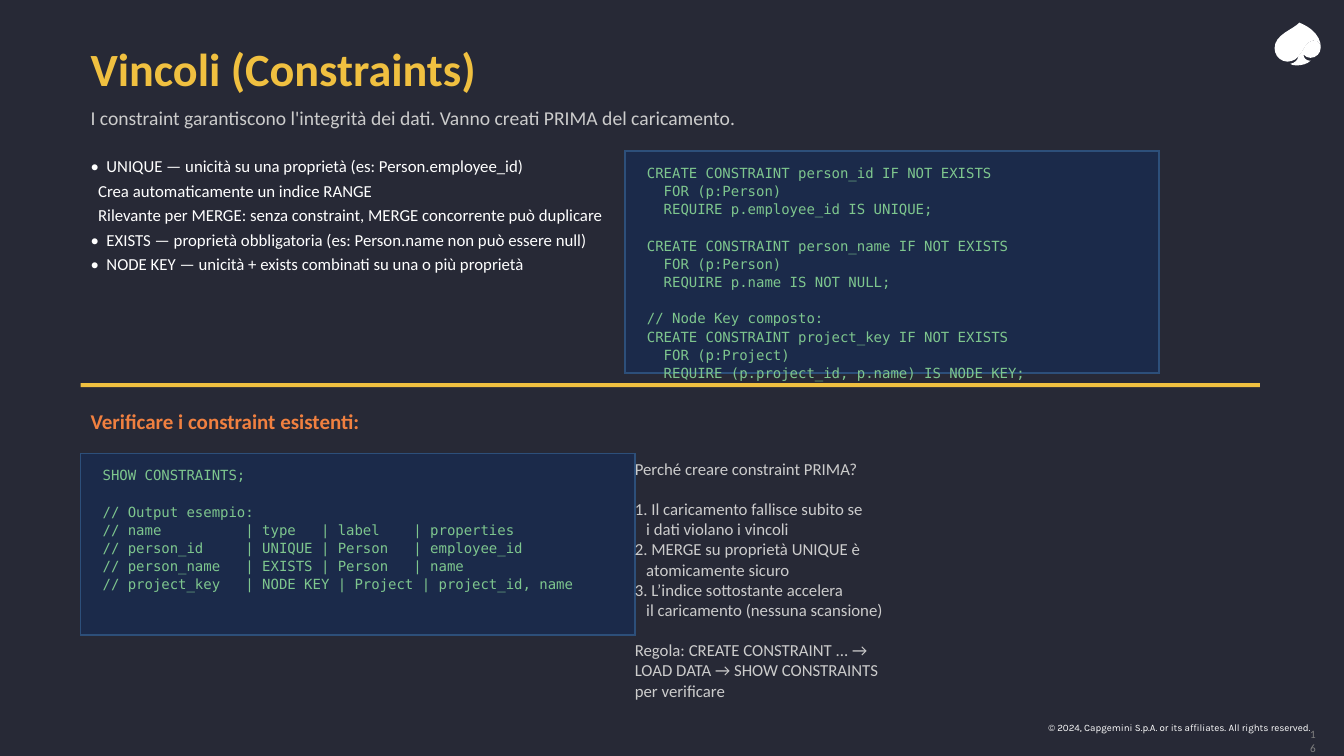
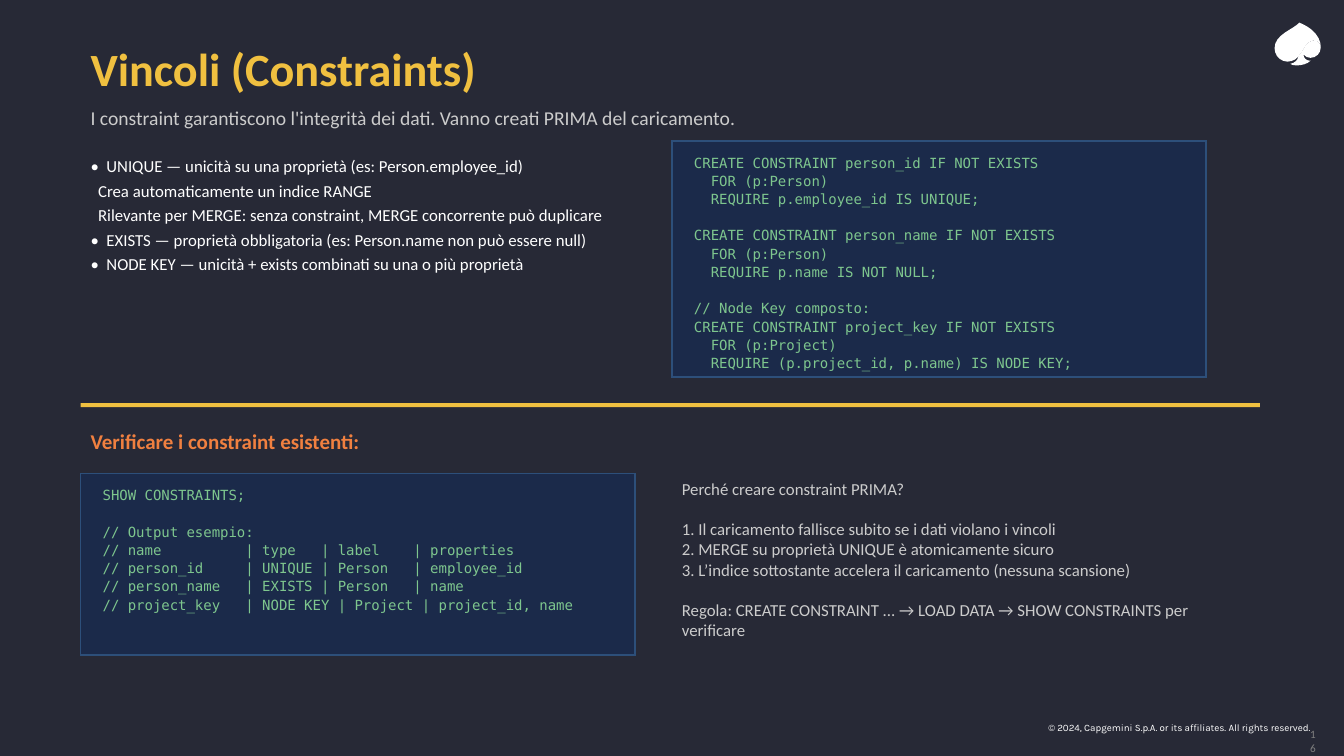
Before and after one commit to leobcc/neo4j-training-course-material, a slide deck: slide 16 of slides/session-01/session-01.pptx. Drawn at 1344x756 pixels with LibreOffice and Linux fonts; fonts in the diff are those of the drawing. Boxes give left, top, right and bottom in pixels: in the first picture for what was removed or moved away, otherwise in the second. Text is boxed around its words. In the diff, an @@ line names an element or a change of style, - is before the commit and + after.

```diff
--- a/slides/session-01/session-01.pptx
+++ b/slides/session-01/session-01.pptx
@@ rectangle: place and size @@
-rectangle at [625,151,1159,373]
+rectangle at [673,141,1207,377]
@@ text "CREATE CONSTRAINT person_id IF NOT ...": place and size @@
-text "CREATE CONSTRAINT person_id IF NOT ..." at [647,167,1025,382]
+text "CREATE CONSTRAINT person_id IF NOT ..." at [694,157,1072,371]
@@ 2 texts, 2 rectangles: place and size @@
-2 texts, 2 rectangles at [81,383,1260,635]
+2 texts, 2 rectangles at [81,403,1260,655]
@@ text "Perché creare constraint PRIMA? 1. ..." rewrapped from [635,461,883,700] to [682,483,1188,636] @@
```
Also in this commit, not shown: 15 other slides changed.
